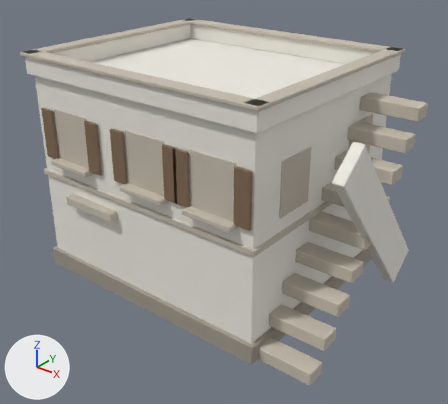
Renders of the Blender file assets/Source/Blender/Production/MweziQuarter_V1/TC_ENV_StoneHouse_V1.blend from each side of a commit.
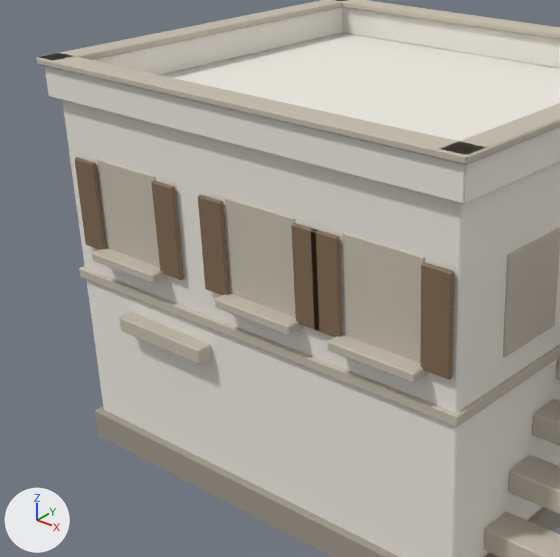
Each version is shown whole from a camera (50 mm lens) standing at (10.09, -12.23, 9.57) and looking at (0.71, -0.5, 2.3), then close up on the part from 0% to 69% of the width and 5% to 82% of the height. Arrows for +X, +Y and +Z are at lower left; the lights stay in place. The first two pictures are the older version.

The first close-up shows 'TC_ENV_StoneHouse_V1'.
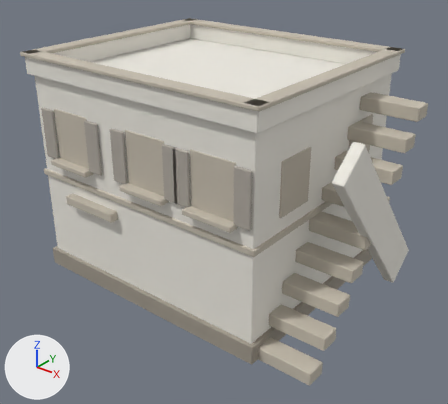
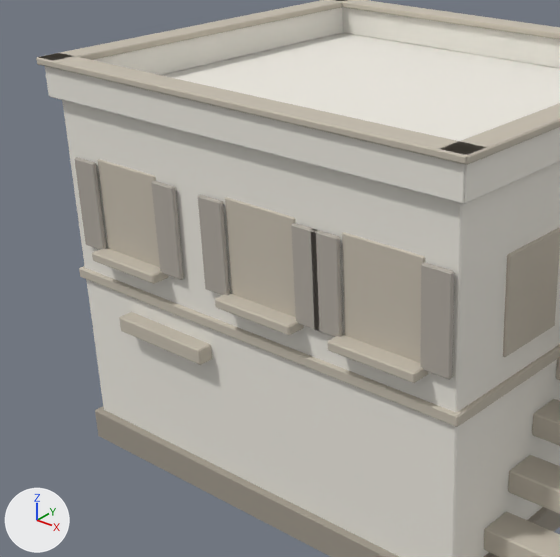
What the commit changed:
Material 'TC_MAT_HouseShutter' (mat_tc_mat_houseshutter) changes colour from brown #826a53 to grey #b0aaa0; in linear values from (0.224, 0.145, 0.0863) to (0.435, 0.4, 0.353).

Where the change shows, as pixel boxes (x1, y1, x2, y2) in the close-ups (560 x 557 px):
'TC_ENV_StoneHouse_V1', recoloured (brown to grey)
    both: (72, 154, 458, 382)
